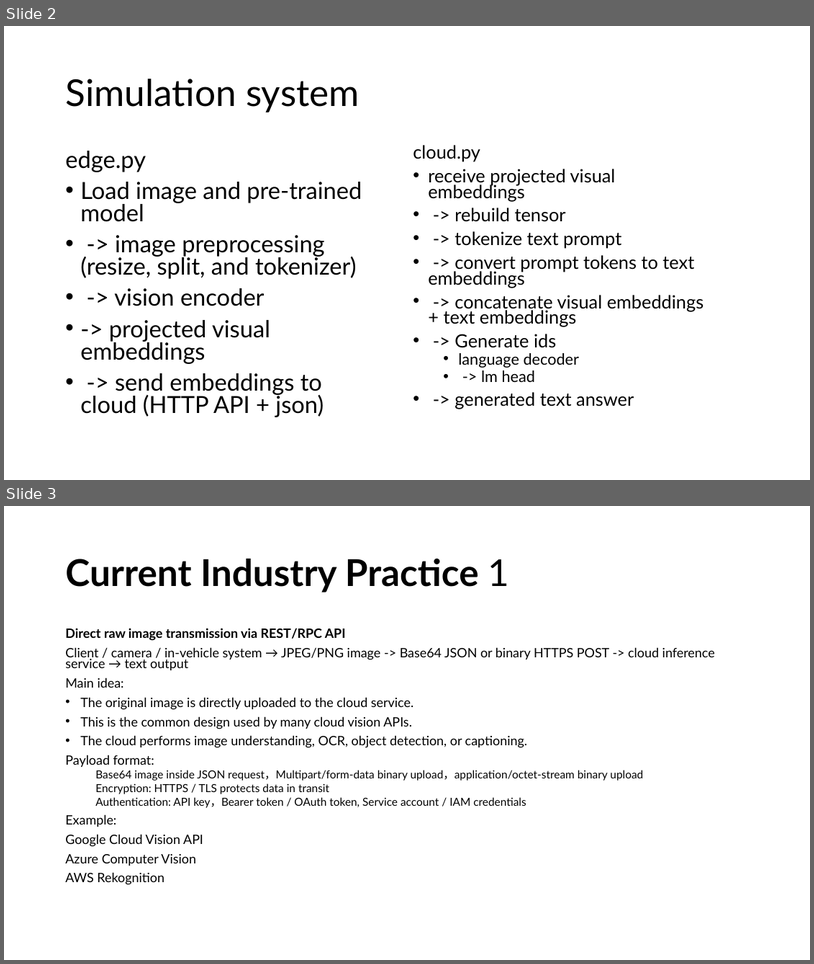
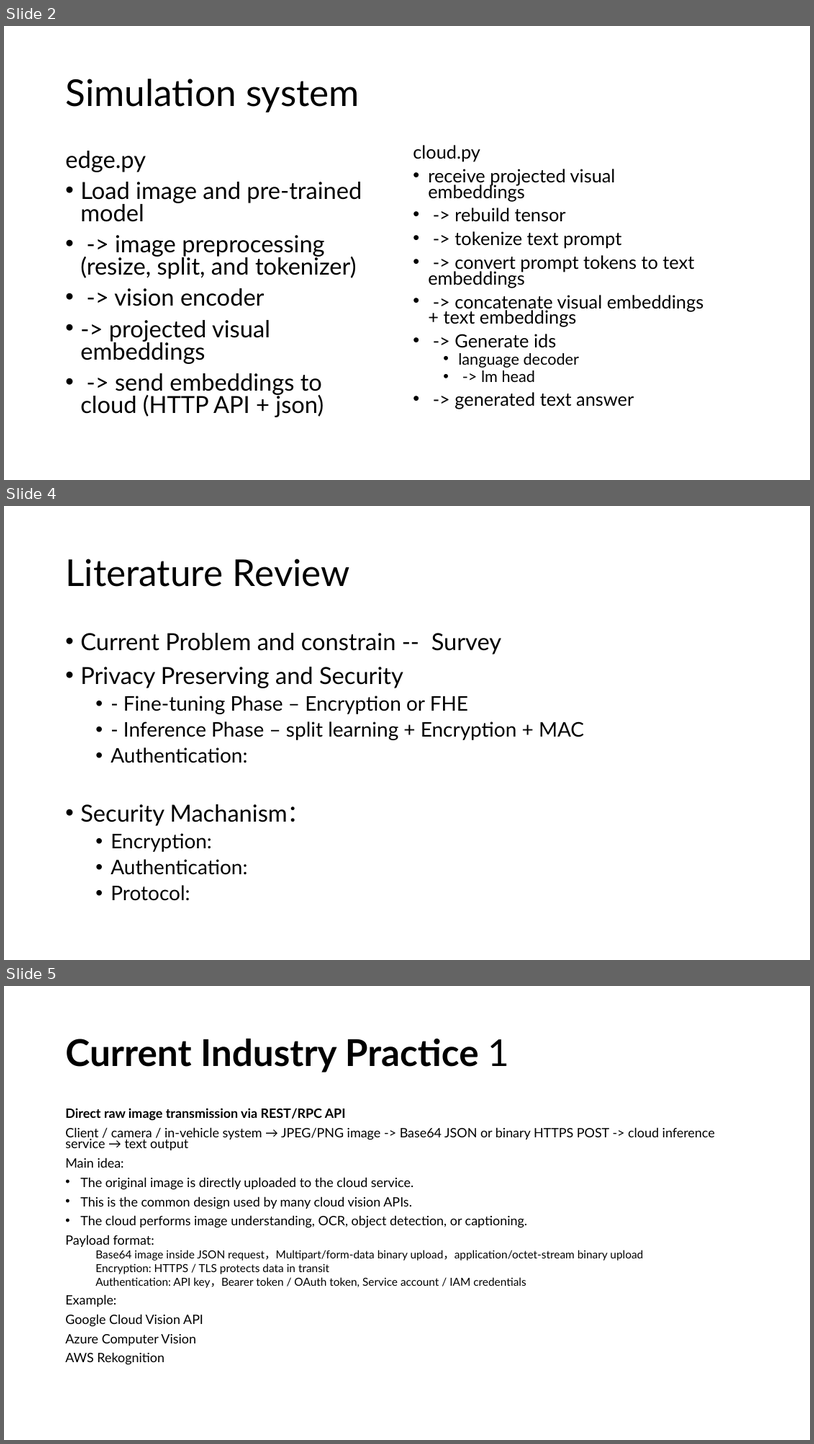
Before and after one commit to YMa10-ACS/CT5195-Master-capstone, a slide deck: Records/Capstone Progress.pptx. Shown one above the other, each under a label of ours: slides 2 and 3 before the commit, slides 2, 4 and 5 after it; the slides between them are not shown. The pictures are 814x964 and 814x1444 pixels, drawn with LibreOffice and Linux fonts; fonts in the diff are those of the drawing. Boxes give left, top, right and bottom in pixels: in the first picture for what was removed or moved away, otherwise in the second. Text is boxed around its words. In the diff, an @@ line names an element or a change of style, - is before the commit and + after.

```diff
--- a/Records/Capstone Progress.pptx
+++ b/Records/Capstone Progress.pptx
@@ slide 4 added at <box>4,506,810,960</box>, background #FFFFFF @@
@@ title added at <box>65,559,350,587</box>, 44 pt, text #000000 @@
+Literature Review
@@ text added at <box>80,633,584,901</box>, 24 pt, text #000000 @@
+• Current Problem and constrain -- Survey
+• Privacy Preserving and Security
+  • - Fine-tuning Phase – Encryption or FHE
+  • - Inference Phase – split learning + Encryption + MAC
+  • Authentication:
+• Security Machanism：
+  • Encryption:
+  • Authentication:
+  • Protocol:
@@ what was slide 3 is now slide 5 @@
```
Also in this commit, not shown: 1 slide changed, 1 other slide added, 26 other files.
